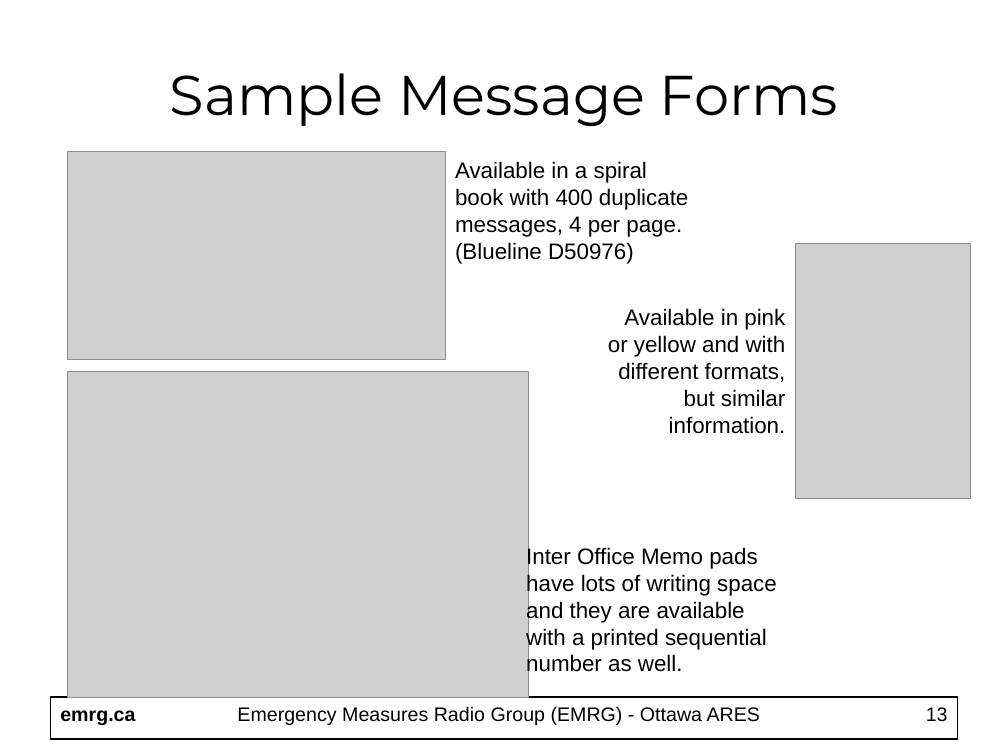
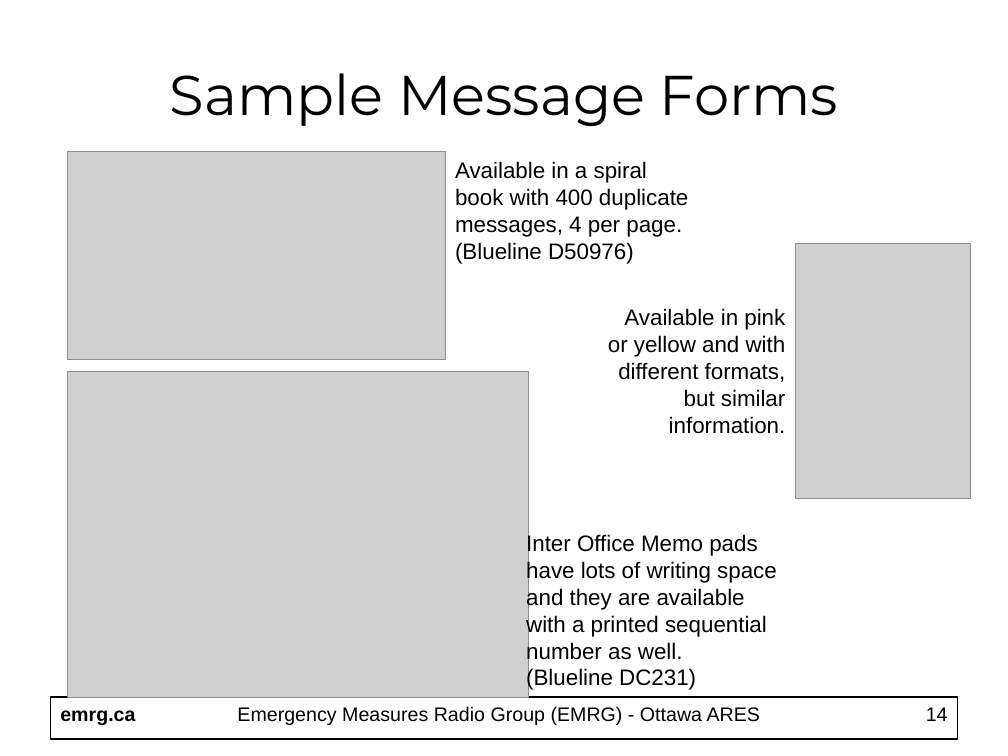
Before and after one commit to emrg-ca/website, a slide deck: slide 14 of httpdocs/EMRG-411_Message_Handling.ppt (slide 13 before the commit). Drawn at 1008x756 pixels with LibreOffice and Linux fonts; fonts in the diff are those of the drawing; grey boxes stand for pictures. Boxes give left, top, right and bottom in pixels: in the first picture for what was removed or moved away, otherwise in the second. Text is boxed around its words. In the diff, an @@ line names an element or a change of style, - is before the commit and + after.

Commit message:
Added new docs for message handling

```diff
--- a/httpdocs/EMRG-411_Message_Handling.ppt
+++ b/httpdocs/EMRG-411_Message_Handling.ppt
@@ text "Inter Office Memo pads have ...": place and size @@
-text "Inter Office Memo pads have ..." at [526, 546, 777, 677]
+text "Inter Office Memo pads have ..." at [526, 533, 777, 691]
@@ text at [526, 668, 696, 691]: paragraph added @@
+(Blueline DC231)
@@ page number at [926, 707, 948, 721]: text changed @@
-13
+14
```
Also in this commit, not shown: 14 other slides changed, 2 slides added, 3 other files.
